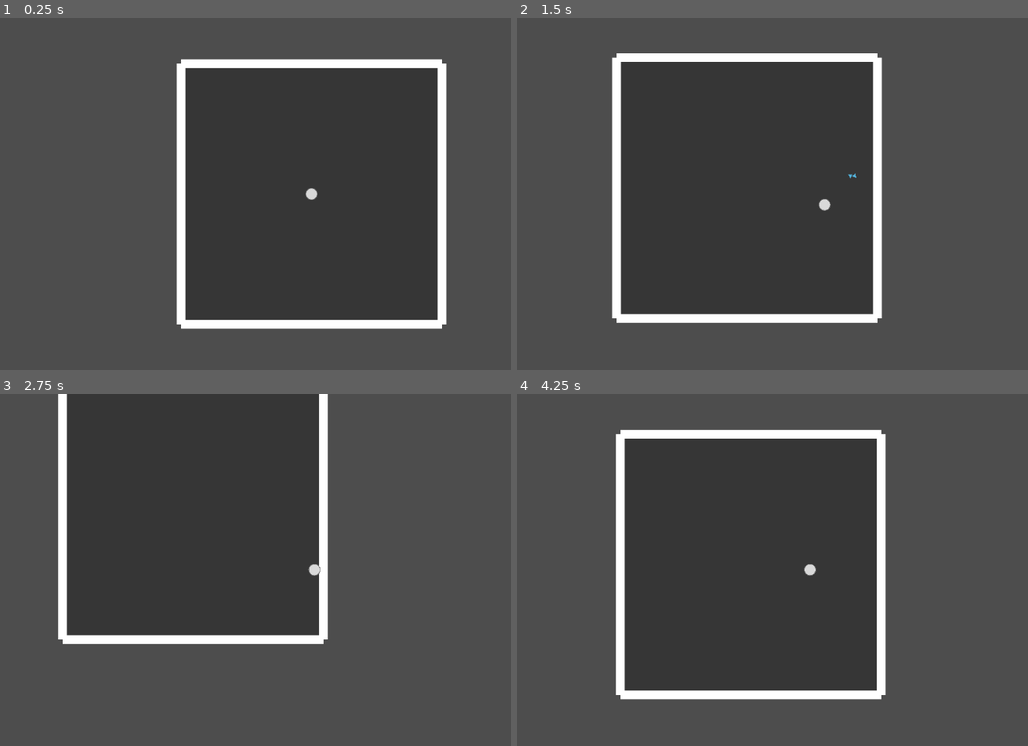
Above: before the commit, frames 1-4 (two rows, left to right).
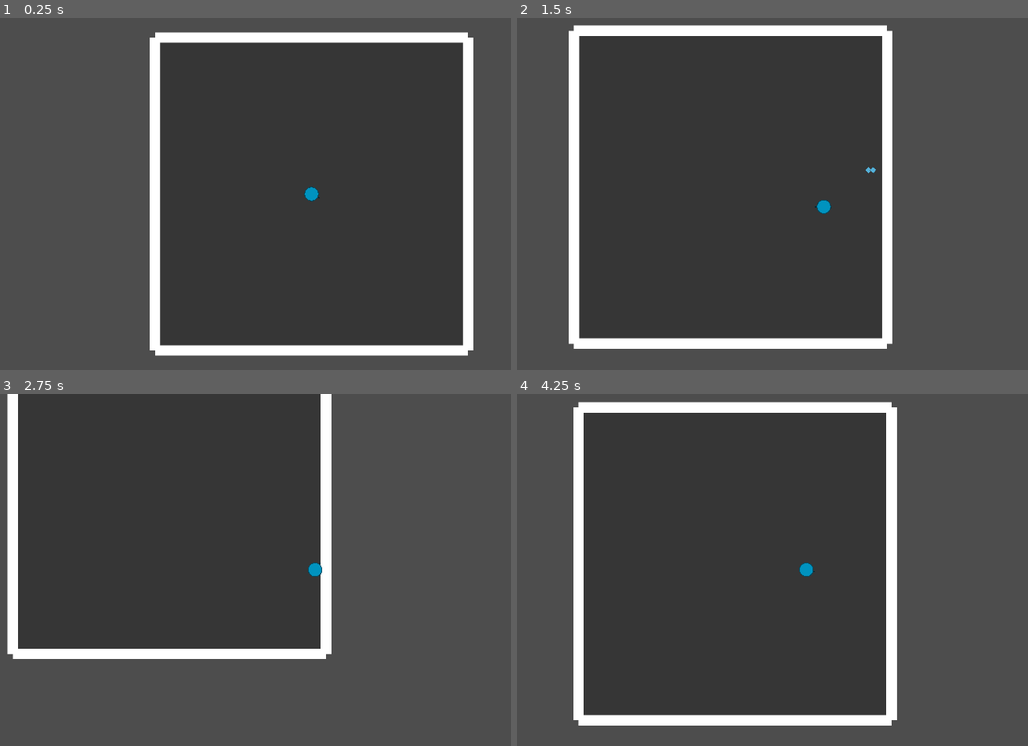
Above: after the commit, the same moments.

Repository: doanryderrhythm/thesis-1-vng-game
Game: Godot game, scene res://scenes/test/player_test_0.tscn
Two runs of this game, one before a commit and one after it. Both use one fixed random seed, a clock stepped at 60 frames per second and the inputs below.
Inputs (mouse positions are in pixels of both pictures, inside the frame that each line leads up to):
- Up to frame 1 (0.25 s): no input
- Up to frame 2 (1.5 s): tap Enter at 0.5 s; move the mouse to (966, 176) at 0.52 s; hold Right (right) 0.53-1.28 s; tap Space (dash) at 0.6, 1.35 s; click (966, 176) at 0.67 s; move the mouse to (700, 211) at 1.27 s; hold Down (down) from 1.28 s (still down)
- Up to frame 3 (2.75 s): move the mouse to (373, 492) at 2.02 s; release Down (down) at 2.03 s; hold Right (right) from 2.03 s (still down); tap Space (dash) at 2.1 s
- Up to frame 4 (4.25 s): move the mouse to (798, 640) at 2.77 s; release Right (right) at 2.78 s; hold Up (up) 2.78-3.53 s; tap Space (dash) at 2.85, 3.6 s; click (798, 640) at 2.92 s; move the mouse to (1017, 622) at 3.52 s; hold Left (left) from 3.53 s (still down)

The runs differ from the first frame. In frame 1, 13% of the frame differs, in the area x 29-93%, y 4-96%; in frame 2, 13%; in frame 3, 6.9%; in frame 4, 13%, in the area x 11-75%, y 2-95%.

Commit message:
Change viewport and refactor player code

Diff:
--- a/untitled-thesis-1-game/project.godot
+++ b/untitled-thesis-1-game/project.godot
@@ -19,6 +19,11 @@
 
 GameManager="*uid://cvck5mj1un6eb"
 ValueStorer="*uid://fls5guvqpn01"
+
+[display]
+
+window/size/viewport_width=1920
+window/size/viewport_height=1080
 
 [input]
 
--- a/untitled-thesis-1-game/scenes/bullets/base_bullet.tscn
+++ b/untitled-thesis-1-game/scenes/bullets/base_bullet.tscn
@@ -18,7 +18,6 @@
 script = ExtResource("1_3u0jw")
 
 [node name="Sprite2D" type="Sprite2D" parent="." unique_id=2096521337]
-rotation = 1.5707964
 scale = Vector2(1.5, 1.5)
 texture = ExtResource("1_0xma0")
 
--- a/untitled-thesis-1-game/scenes/player/player.tscn
+++ b/untitled-thesis-1-game/scenes/player/player.tscn
@@ -2,7 +2,7 @@
 
 [ext_resource type="Texture2D" uid="uid://dkk35nx33o3ps" path="res://sprites/player/player_circle_1-1.png" id="1_8afob"]
 [ext_resource type="Script" uid="uid://4ntrfrdt4iyl" path="res://scripts/player/player.gd" id="1_dovo2"]
-[ext_resource type="Resource" uid="uid://n0iycdu7o335" path="res://resources/bullets/bullet_triangle_1-1.tres" id="2_75vfm"]
+[ext_resource type="Resource" uid="uid://bsdrkhprypdg4" path="res://resources/bullets/bullet_diamond_1-1.tres" id="2_75vfm"]
 [ext_resource type="PackedScene" uid="uid://vtxwdqpa14io" path="res://scenes/bullets/player_bullet.tscn" id="3_0owmy"]
 [ext_resource type="Script" uid="uid://crv1isw4q5df" path="res://scripts/area_2d/hurt_area_2d.gd" id="3_gmlin"]
 [ext_resource type="Script" uid="uid://2jniw3exf4mu" path="res://scripts/area_2d/hit_area_2d.gd" id="3_lvxji"]
@@ -19,17 +19,17 @@
 [sub_resource type="CircleShape2D" id="CircleShape2D_lvxji"]
 radius = 49.09175
 
-[node name="Player" type="CharacterBody2D" unique_id=556700346 node_paths=PackedStringArray("_shoot_markers")]
+[node name="Player" type="CharacterBody2D" unique_id=556700346]
 collision_layer = 0
 motion_mode = 1
 platform_floor_layers = 4294967040
 script = ExtResource("1_dovo2")
 _bullet_stats = ExtResource("2_75vfm")
 _bullet_scene = ExtResource("3_0owmy")
-_shoot_markers = [NodePath("ShootingMarker")]
 health = 100.0
 
 [node name="Sprite2D" type="Sprite2D" parent="." unique_id=768663192]
+modulate = Color(3.465414e-06, 0.67638296, 0.88230026, 1)
 rotation = 1.5707964
 texture = ExtResource("1_8afob")
 
@@ -86,7 +86,10 @@
 [node name="CollisionShape2D" type="CollisionShape2D" parent="HurtAreas/CircleHurtArea2D" unique_id=783319219]
 shape = SubResource("CircleShape2D_lvxji")
 
-[node name="ShootingMarker" type="Marker2D" parent="." unique_id=1095881050]
+[node name="ShootingMarkers" type="Node2D" parent="." unique_id=2096073461]
+
+[node name="Marker2D" type="Marker2D" parent="ShootingMarkers" unique_id=1095881050]
+position = Vector2(68, 0)
 
 [node name="DashTimer" type="Timer" parent="." unique_id=2064906837]
 wait_time = 0.2
--- a/untitled-thesis-1-game/scenes/test/player_test_0.tscn
+++ b/untitled-thesis-1-game/scenes/test/player_test_0.tscn
@@ -10,7 +10,7 @@
 [node name="Player" parent="." unique_id=556700346 instance=ExtResource("1_vwf23")]
 
 [node name="Camera2D" type="Camera2D" parent="Player" unique_id=625576348]
-zoom = Vector2(0.2, 0.2)
+zoom = Vector2(0.4, 0.4)
 position_smoothing_enabled = true
 
 [node name="Enemies" type="Node2D" parent="." unique_id=1806347260]
--- a/untitled-thesis-1-game/scripts/player/player.gd
+++ b/untitled-thesis-1-game/scripts/player/player.gd
@@ -21,7 +21,9 @@
 @export var _character_type: CharacterType
 @export var _bullet_stats: BulletStats
 @export var _bullet_scene: PackedScene
-@export var _shoot_markers: Array[Marker2D]
+
+@onready var _shoot_markers_storer = $ShootingMarkers
+var _shoot_markers: Array[Marker2D]
 
 @onready var _shooting_delay_timer: Timer = $ShootingDelayTimer
 @onready var _dash_timer: Timer = $DashTimer
@@ -43,7 +45,6 @@
 	pass
 
 func _process(_delta: float) -> void:
-	print(hit_collision)
 	state_check()
 
 	var mouse_pos = get_global_mouse_position()
@@ -116,6 +117,9 @@
 	pass
 
 func set_up_player() -> void:
+	for marker in _shoot_markers_storer.get_children():
+		_shoot_markers.push_back(marker)
+
 	hit_collision = $HitAreas/HitArea2D/CollisionShape2D
 	hit_collision.disabled = true
 
